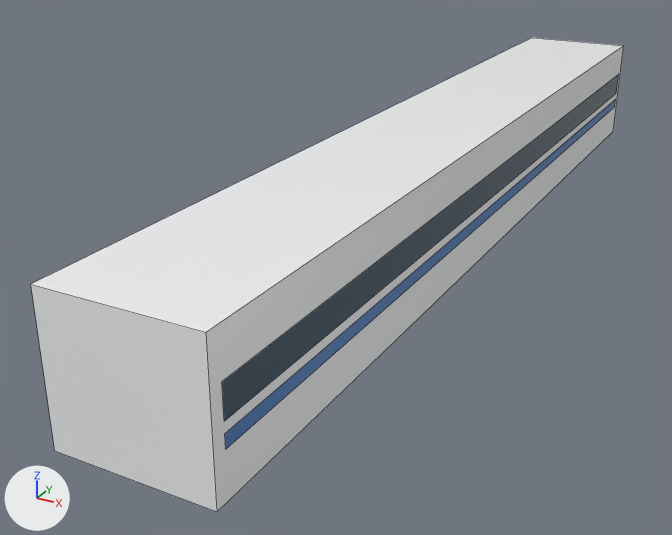
Before and after pictures for a commit that changed the FBX model unity/Assets/Models/Props/386_far.fbx.
Before and after are seen from a 50 mm camera at (8.9, -21.8, 9.7) aimed at (-1.9, -2.2, -0.1). Arrows for +X, +Y and +Z are at lower left; the lights stay in place. The first picture is the older version. Mesh edges are drawn as thin lines. Where no turn or scale is listed for an object, it has been applied to the vertices.

Names of what the first picture shows: '386_far'.
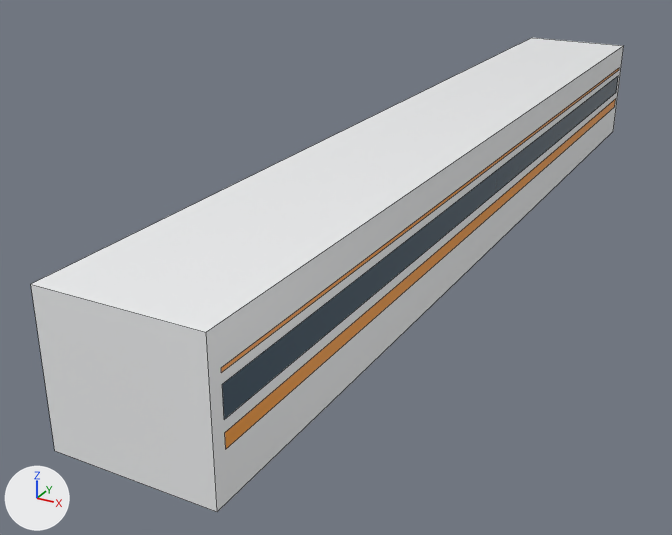
What differs and where, as boxes [x1, y1, x2, y2] in the pictures (672 x 535 px):
```json
{"part": 1, "of": "me_386_far", "change": "added", "after": [221, 68, 619, 373]}
{"part": 2, "of": "me_386_far", "change": "recoloured", "before": [225, 99, 616, 449], "after": [225, 99, 616, 449]}
```

Scene script edits in JSON lines:
```json
{"op": "add", "block": "mat_prop_hsorange", "code": ["mat_prop_hsorange = principled_material('PROP_HsOrange')", "mat_prop_hsorange.base_color = (0.95, 0.33, 0.01)  # orange #f99b19", "mat_prop_hsorange.roughness = 0.3"]}
{"block": "me_386_far", "where": "# used by ob_386_far; location = (0.0, 0.0, 0.0)"}
{"block": "me_386_far", "where": "# verts and faces of me_386_far; kept vertices keep their numbers, new ones are numbered from 24"}
{"op": "remove", "block": "me_386_far", "code": "me_386_far.from_pydata(...)  # 24 vertices, 9 faces; spans x -1.7..1.7, y -12.5..12.5, z 0.5..3.7"}
{"op": "add", "block": "me_386_far", "code": "me_386_far.from_pydata(...)  # 32 vertices, 11 faces; spans x -1.7..1.7, y -12.5..12.5, z 0.5..3.7"}
{"block": "me_386_far", "change": "me_386_far part 1"}
{"op": "add", "block": "me_386_far", "code": "verts[24] = (-1.7, -12.2, 2.9)"}
{"op": "add", "block": "me_386_far", "code": "verts[25] = (-1.7, -12.2, 2.9)"}
{"op": "add", "block": "me_386_far", "code": "verts[26] = (1.7, -12.2, 2.9)  # pixel (221, 372)"}
{"op": "add", "block": "me_386_far", "code": "verts[27] = (1.7, -12.2, 2.9)  # pixel (221, 367)"}
{"op": "add", "block": "me_386_far", "code": "for new, old in zip([*range(28, 32)], [*range(24, 28)]): verts[new] = verts[old] + (0.0, 24.4, 0.0)"}
{"op": "add", "block": "me_386_far", "code": "faces += [(24, 25, 29, 28), (26, 30, 31, 27)]  # mat_prop_hsorange (orange #f99b19)"}
{"block": "me_386_far", "change": "me_386_far part 2: 2 faces spanning x -1.7..1.7, y -12.2..12.2, z 1.5..1.8 switch from mat_prop_shinkblue (blue #3876bc) to mat_prop_hsorange (orange #f99b19)"}
```
